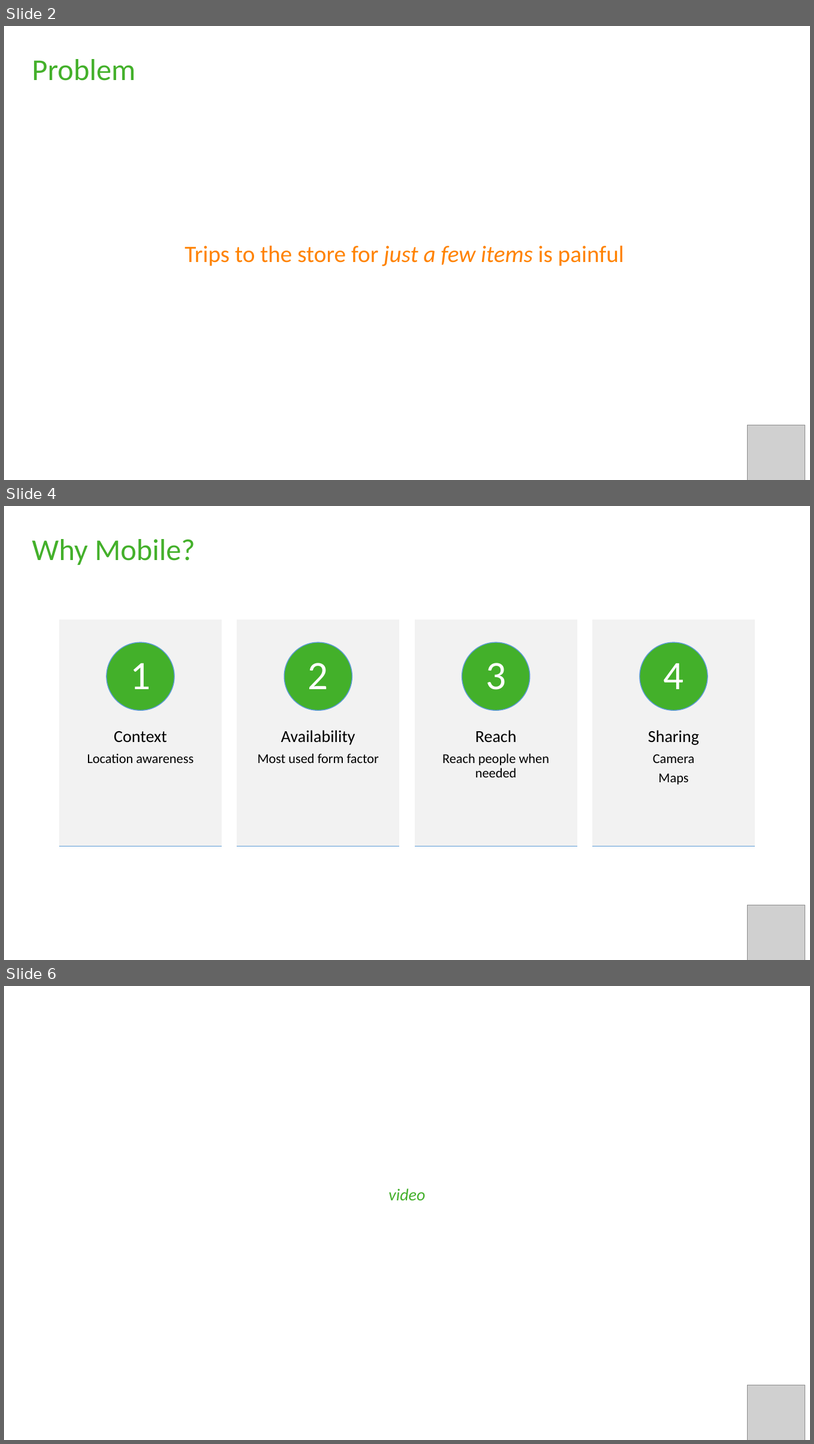
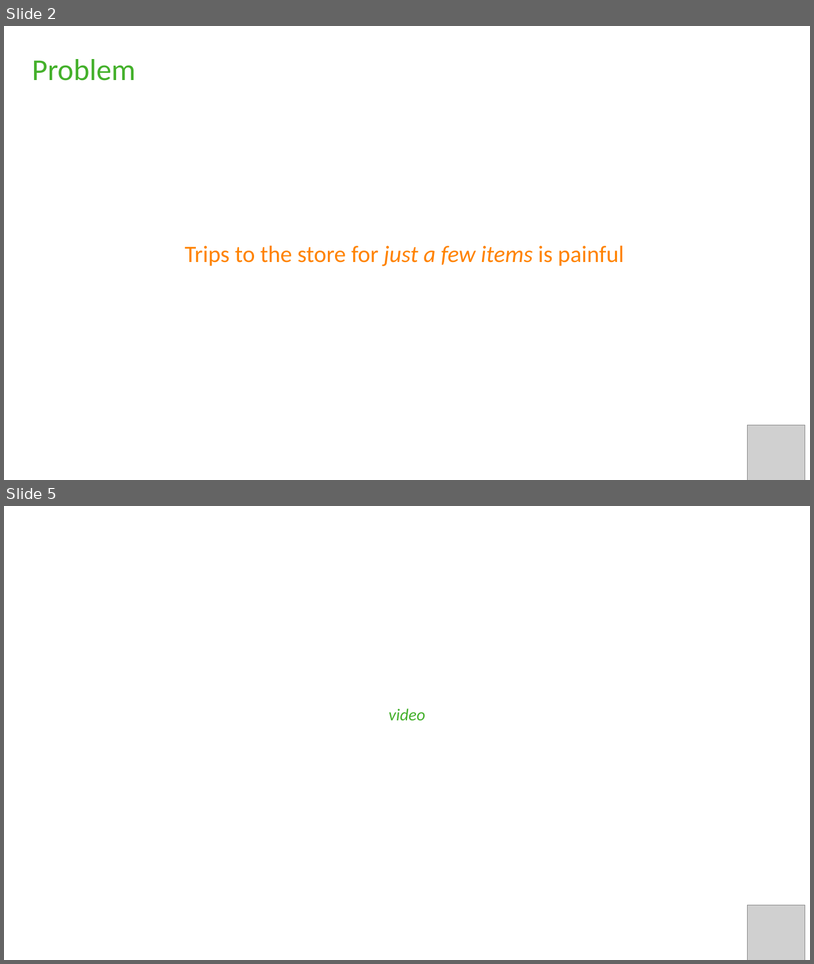
Before and after one commit to Codepath-Sep-2017-Group-16/ShopperPro, a slide deck: Presentation/Presentation.pptx. Shown one above the other, each under a label of ours: slides 2, 4 and 6 before the commit, slides 2 and 5 after it; the slides between them are not shown. The pictures are 814x1444 and 814x964 pixels, drawn with LibreOffice and Linux fonts; fonts in the diff are those of the drawing; grey boxes stand for pictures. Boxes give left, top, right and bottom in pixels: in the first picture for what was removed or moved away, otherwise in the second. Text is boxed around its words. In the diff, an @@ line names an element or a change of style, - is before the commit and + after.

```diff
--- a/Presentation/Presentation.pptx
+++ b/Presentation/Presentation.pptx
@@ slide 4 removed at (x1=4, y1=506, x2=810, y2=960), background #FFFFFF @@
@@ text removed at (x1=32, y1=539, x2=195, y2=565) @@
-Why Mobile?
@@ group removed at (x1=60, y1=620, x2=755, y2=846): 8 rectangles, 8 texts, 4 ellipses @@
-Context
-Location awareness
-1
-Availability
-Most used form factor
-2
-Reach
-Reach people when needed
-3
-Sharing
-Camera
-Maps
-4
@@ picture removed at (x1=748, y1=904, x2=806, y2=960) @@
@@ what was slide 6 is now slide 5 @@
```
Also in this commit, not shown: 2 slides changed, 1 slide added, 2 other slides removed, 1 other file.
